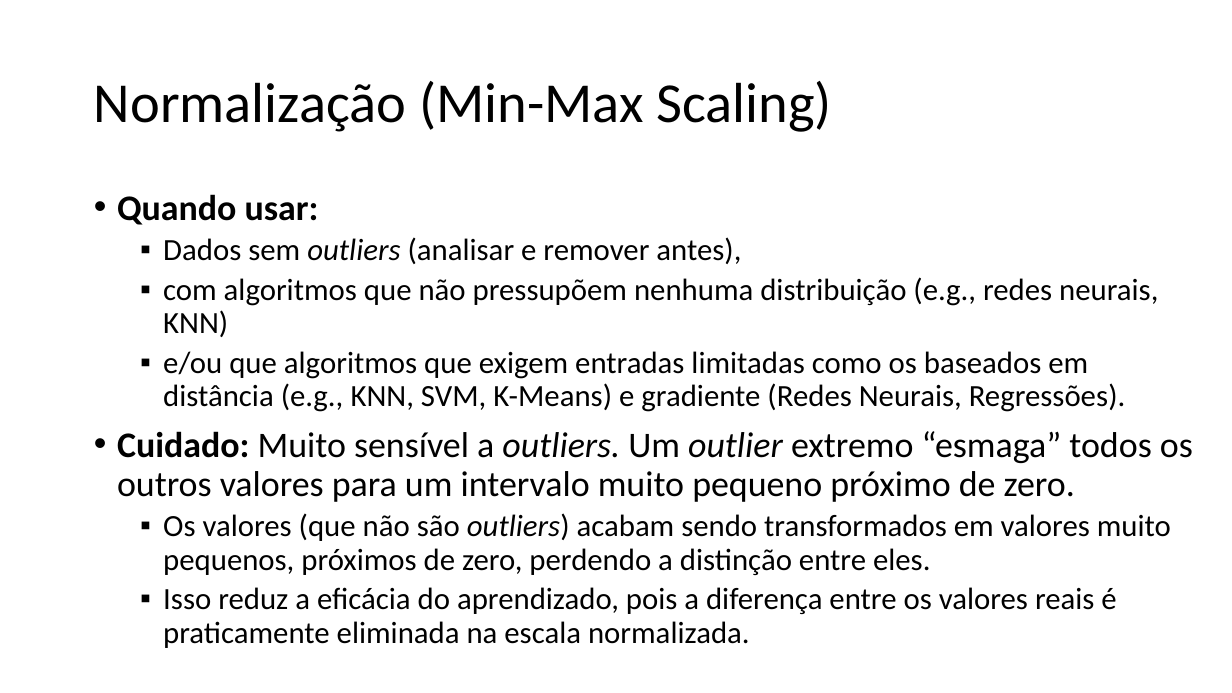
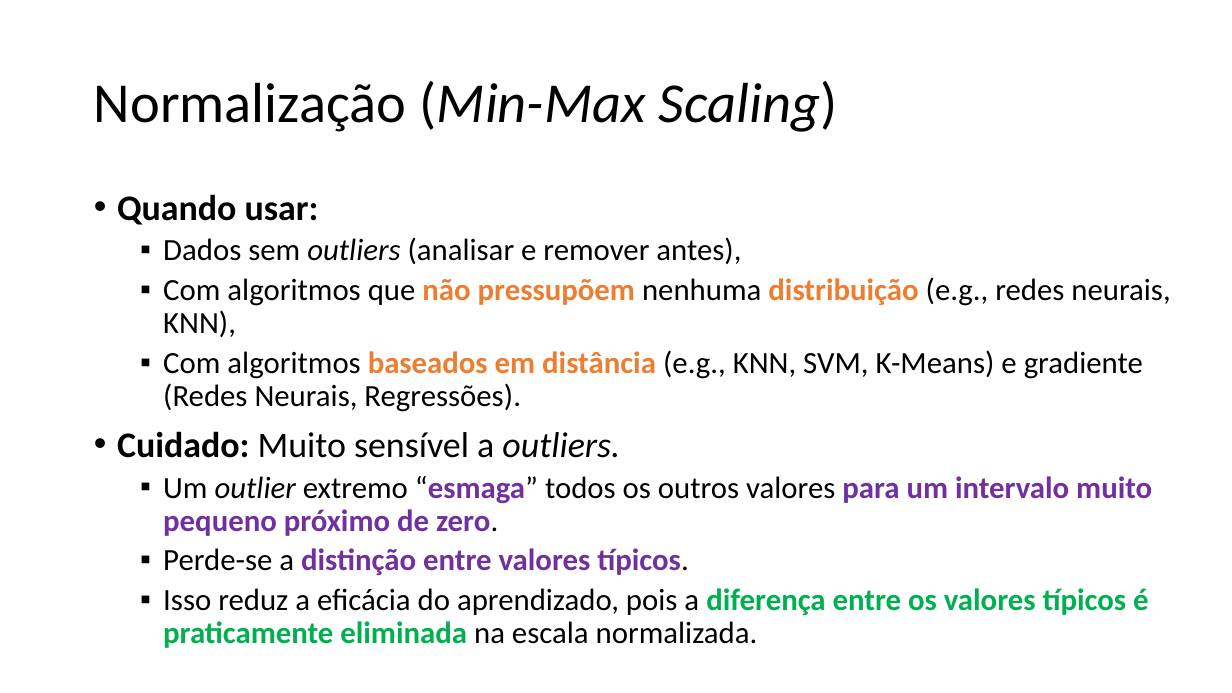
Before and after one commit to zz4fap/c24_inteligencia_artificial, a slide deck: slide 15 of slides/C24_Transformações.pptx (slide 14 before the commit). Drawn at 1232x693 pixels with LibreOffice and Linux fonts; fonts in the diff are those of the drawing. Boxes give left, top, right and bottom in pixels: in the first picture for what was removed or moved away, otherwise in the second. Text is boxed around its words. In the diff, an @@ line names an element or a change of style, - is before the commit and + after.

Commit message:
update of slides

```diff
--- a/slides/C24_Transformações.pptx
+++ b/slides/C24_Transformações.pptx
@@ title "Normalização (Min-Max Scaling)" at [94,81,838,132]: italic on in "(Min-Max Scaling)" @@
@@ text at [117,277,1170,648]: text changed @@
-  ▪ com algoritmos que não pressupõem nenhuma distribuição (e.g., redes neurais, KNN)
-  ▪ e/ou que algoritmos que exigem entradas limitadas como os baseados em distância (e.g., KNN, SVM, K-Means) e gradiente (Redes Neurais, Regressões).
-• Cuidado: Muito sensível a outliers. Um outlier extremo “esmaga” todos os outros valores para um intervalo muito pequeno próximo de zero.
-  ▪ Os valores (que não são outliers) acabam sendo transformados em valores muito pequenos, próximos de zero, perdendo a distinção entre eles.
-  ▪ Isso reduz a eficácia do aprendizado, pois a diferença entre os valores reais é praticamente eliminada na escala normalizada.
+  ▪ Com algoritmos que não pressupõem nenhuma distribuição (e.g., redes neurais, KNN),
+  ▪ Com algoritmos baseados em distância (e.g., KNN, SVM, K-Means) e gradiente (Redes Neurais, Regressões).
+• Cuidado: Muito sensível a outliers.
+  ▪ Um outlier extremo “esmaga” todos os outros valores para um intervalo muito pequeno próximo de zero.
+  ▪ Perde-se a distinção entre valores típicos.
+  ▪ Isso reduz a eficácia do aprendizado, pois a diferença entre os valores típicos é praticamente eliminada na escala normalizada.
```
Also in this commit, not shown: 35 other slides changed, 5 slides added, 2 slides removed, 5 other files.
